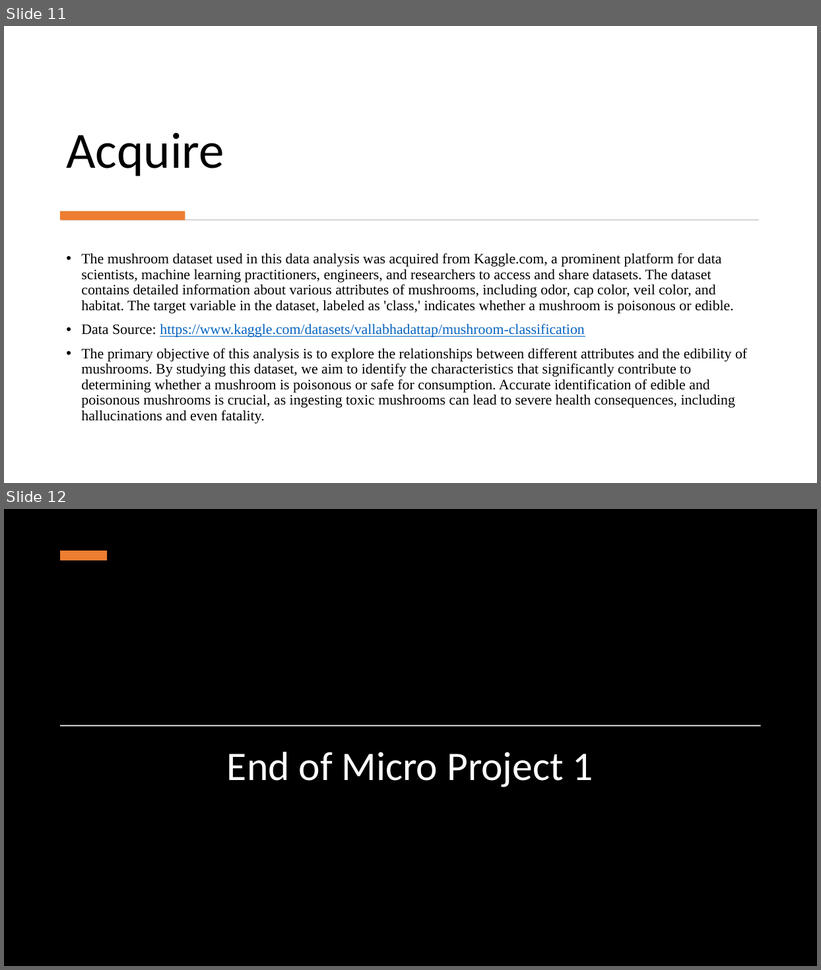
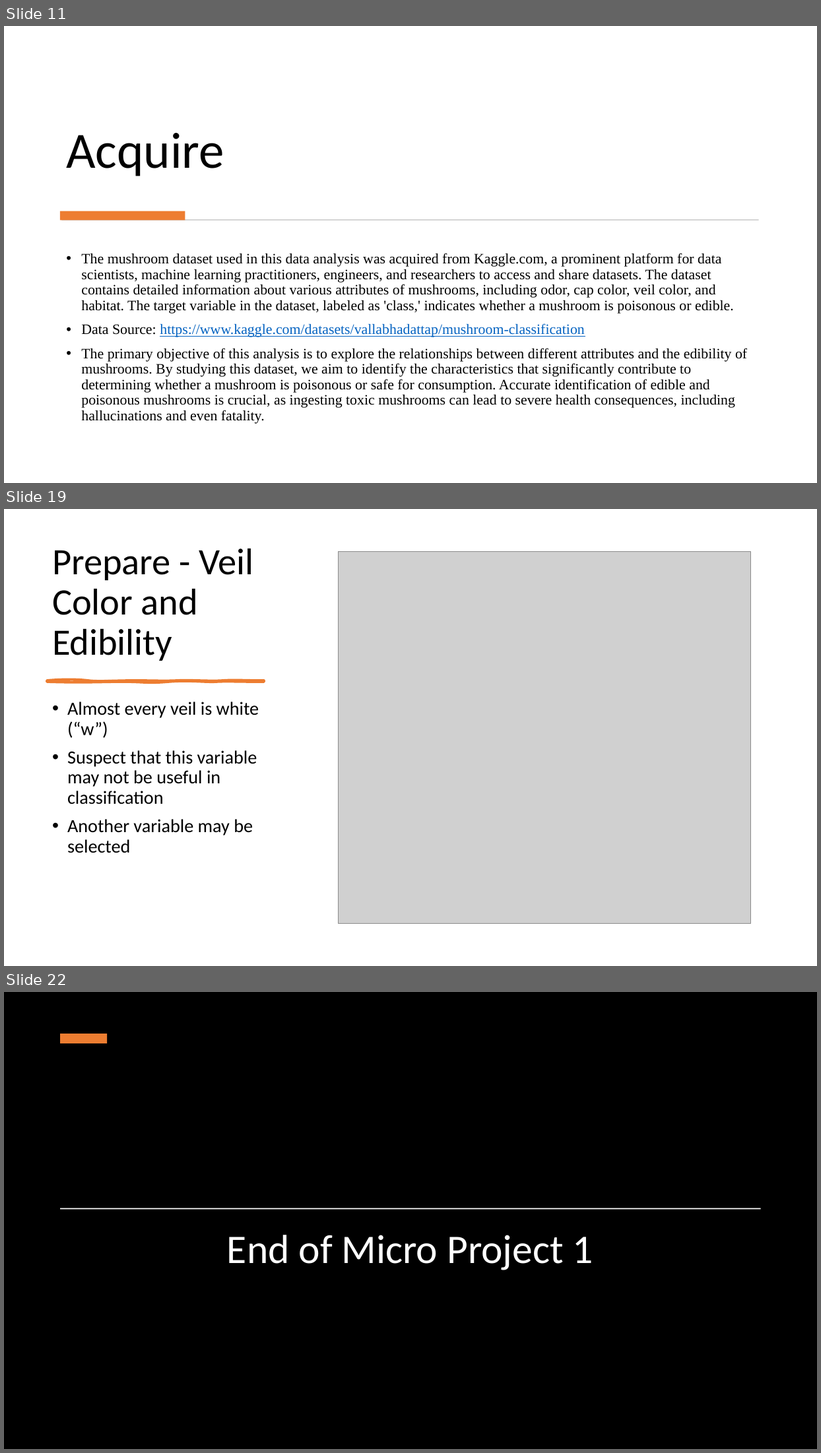
Before and after one commit to elijahcw-git/ANA500-PFDS, a slide deck: Microproject_1/ElijahWalker_ANA500_MP1.pptx. Shown one above the other, each under a label of ours: slides 11 and 12 before the commit, slides 11, 19 and 22 after it; the slides between them are not shown. The pictures are 821x970 and 821x1453 pixels, drawn with LibreOffice and Linux fonts; fonts in the diff are those of the drawing; grey boxes stand for pictures; background and template pictures are left out; a plain dark background stands for a picture behind light text. Boxes give left, top, right and bottom in pixels: in the first picture for what was removed or moved away, otherwise in the second. Text is boxed around its words. In the diff, an @@ line names an element or a change of style, - is before the commit and + after.

Commit message:
Added step 2 - Prepare

```diff
--- a/Microproject_1/ElijahWalker_ANA500_MP1.pptx
+++ b/Microproject_1/ElijahWalker_ANA500_MP1.pptx
@@ slide 19 added at [4, 509, 817, 966], background #FFFFFF @@
@@ title added at [52, 548, 254, 661], 44 pt, text #000000 @@
+Prepare - Veil Color and Edibility
@@ picture added at [339, 552, 751, 923] @@
@@ freeform shape added at [47, 681, 264, 682], fill #ED7D31, outline #ED7D31 3 pt @@
@@ text added at [67, 702, 259, 854], 22 pt, text #000000 @@
+• Almost every veil is white (“w”)
+• Suspect that this variable may not be useful in classification
+• Another variable may be selected
@@ what was slide 12 is now slide 22 @@
```
Also in this commit, not shown: 9 other slides added, 1 slide removed, 1 other file.
